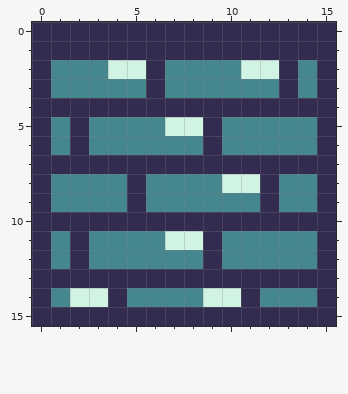
Edited in one commit: pixel-art sprite (Assets/Texturas/Spike0000.png). The first picture shows the starting point.
The file is 16x16 pixels.
After the commit:
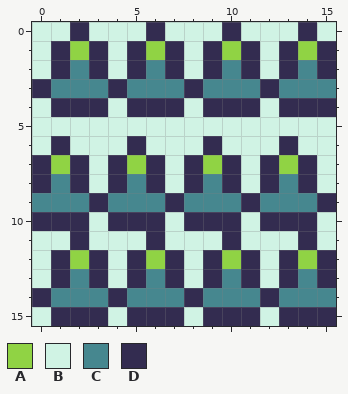
Palette (. is transparent): A #90d344  B #d0f3e4  C #46878f  D #332c50
What changed:
@@ x 0..15 @@
- 0 DDDDDDDDDDDDDDDD
- 1 DDDDDDDDDDDDDDDD
- 2 DCCCBBDCCCCBBDCD
- 3 DCCCCCDCCCCCCDCD
- 4 DDDDDDDDDDDDDDDD
- 5 DCDCCCCBBDCCCCCD
- 6 DCDCCCCCCDCCCCCD
- 7 DDDDDDDDDDDDDDDD
- 8 DCCCCDCCCCBBDCCD
- 9 DCCCCDCCCCCCDCCD
-10 DDDDDDDDDDDDDDDD
-11 DCDCCCCBBDCCCCCD
-12 DCDCCCCCCDCCCCCD
-13 DDDDDDDDDDDDDDDD
-14 DCBBDCCCCBBDCCCD
-15 DDDDDDDDDDDDDDDD
+ 0 BBDBBBDBBBDBBBDB
+ 1 BDADBDADBDADBDAD
+ 2 BDCDBDCDBDCDBDCD
+ 3 DCCCDCCCDCCCDCCC
+ 4 BDDDBDDDBDDDBDDD
+ 5 BBBBBBBBBBBBBBBB
+ 6 BDBBBDBBBDBBBDBB
+ 7 DADBDADBDADBDADB
+ 8 DCDBDCDBDCDBDCDB
+ 9 CCCDCCCDCCCDCCCD
+10 DDDBDDDBDDDBDDDB
+11 BBDBBBDBBBDBBBDB
+12 BDADBDADBDADBDAD
+13 BDCDBDCDBDCDBDCD
+14 DCCCDCCCDCCCDCCC
+15 BDDDBDDDBDDDBDDD
Where, in picture pixels (left, top, right, bottom), the same in both pictures:
changed: (32, 22, 336, 326)
